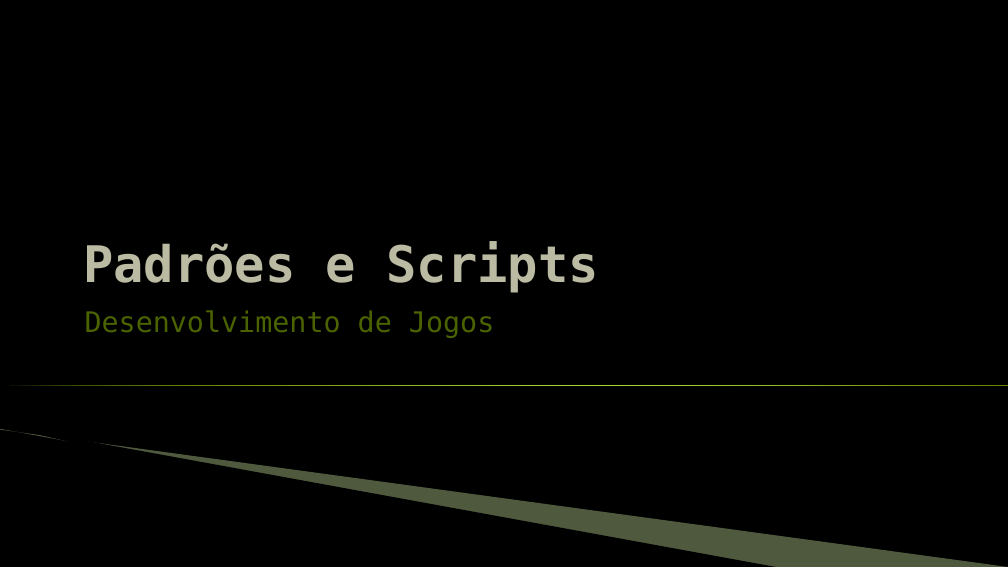
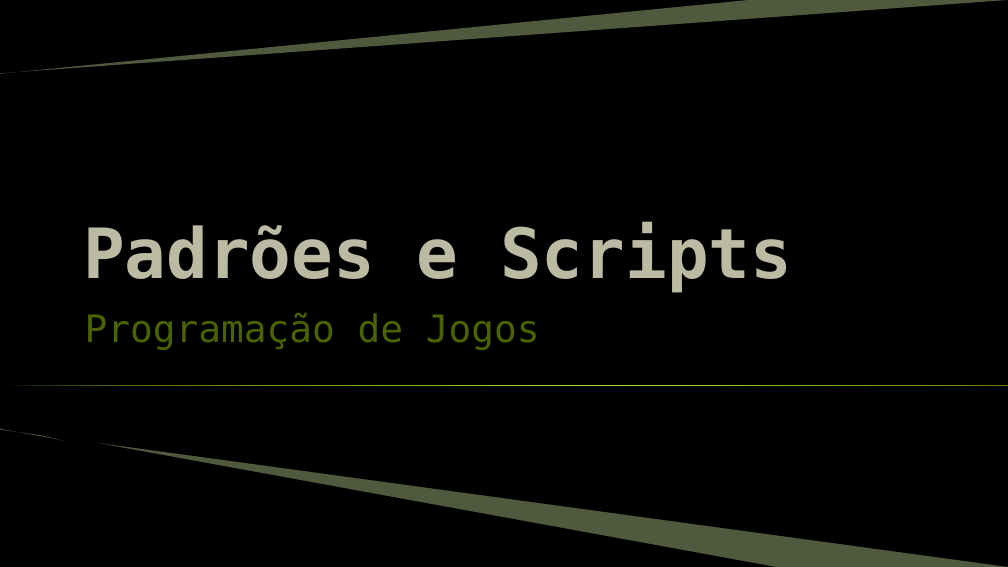
Before and after one commit to JudsonSS/Jogos, a slide deck: slide 1 of Slides/27. Padrões e Scripts.pptx. Drawn at 1008x567 pixels with LibreOffice and Linux fonts; fonts in the diff are those of the drawing; background and template pictures are left out. Boxes give left, top, right and bottom in pixels: in the first picture for what was removed or moved away, otherwise in the second. Text is boxed around its words. In the diff, an @@ line names an element or a change of style, - is before the commit and + after.

```diff
--- a/Slides/27. Padrões e Scripts.pptx
+++ b/Slides/27. Padrões e Scripts.pptx
@@ freeform shape added at box(0, 0, 1008, 74), fill #C3E19D at 40% opacity @@
@@ title "Padrões e Scripts" at box(83, 222, 792, 293): size 48 to 66 pt @@
@@ subtitle at box(85, 313, 540, 350): text changed; size 27 to 36 pt @@
-Desenvolvimento de Jogos
+Programação de Jogos
```
Also in this commit, not shown: 7 other slides changed.
